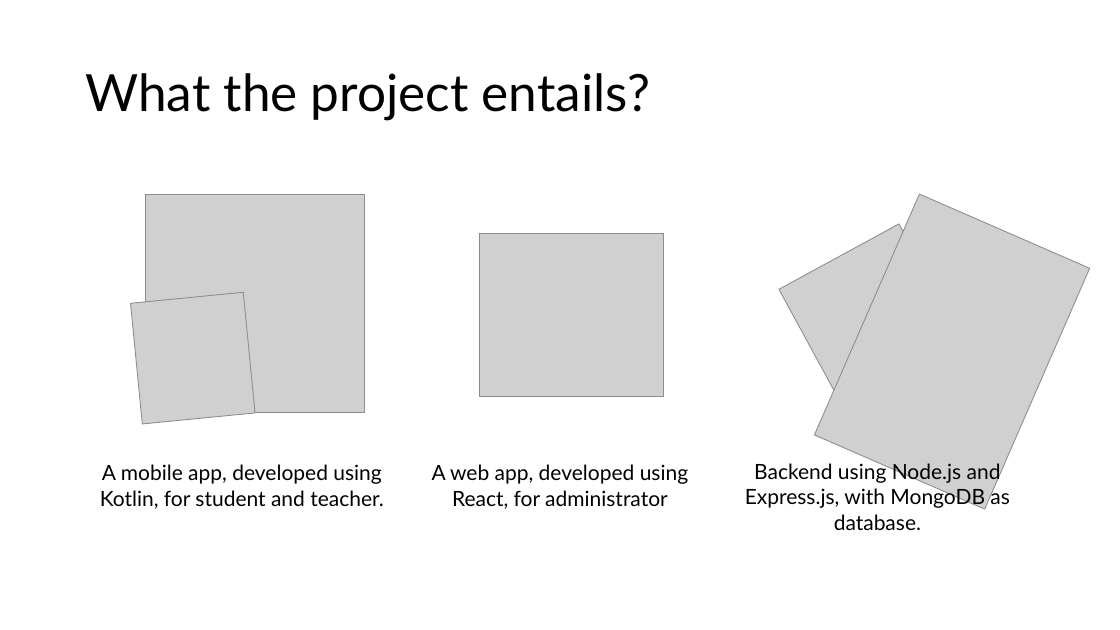
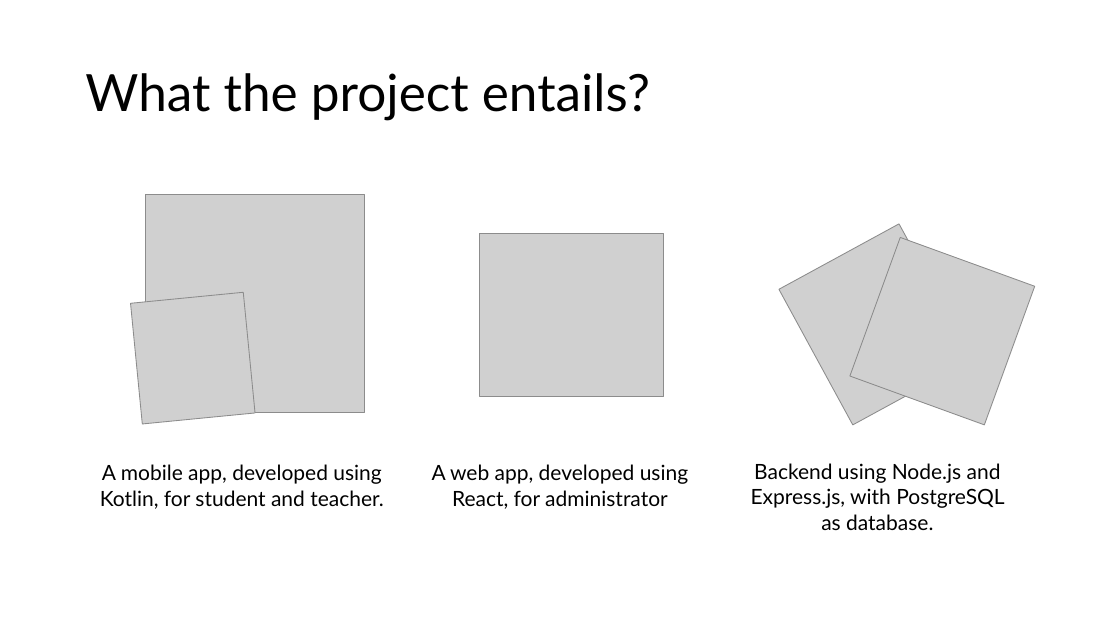
Before and after one commit to Payre/campus-connect, a slide deck: slide 5 of Proposal/DEVELOPMENT OF A COMPREHENSIVE MOBILE APPLICATION FOR.pptx. Drawn at 1120x630 pixels with LibreOffice and Linux fonts; fonts in the diff are those of the drawing; grey boxes stand for pictures. Boxes give left, top, right and bottom in pixels: in the first picture for what was removed or moved away, otherwise in the second. Text is boxed around its words. In the diff, an @@ line names an element or a change of style, - is before the commit and + after.

```diff
--- a/Proposal/DEVELOPMENT OF A COMPREHENSIVE MOBILE APPLICATION FOR.pptx
+++ b/Proposal/DEVELOPMENT OF A COMPREHENSIVE MOBILE APPLICATION FOR.pptx
@@ picture removed at [815,194,1090,509] @@
@@ picture added at [850,238,1035,426] @@
@@ text at [751,463,1004,530]: text changed @@
-Backend using Node.js and Express.js, with MongoDB as database.
+Backend using Node.js and Express.js, with PostgreSQL as database.
```
Also in this commit, not shown: 40 other files.
